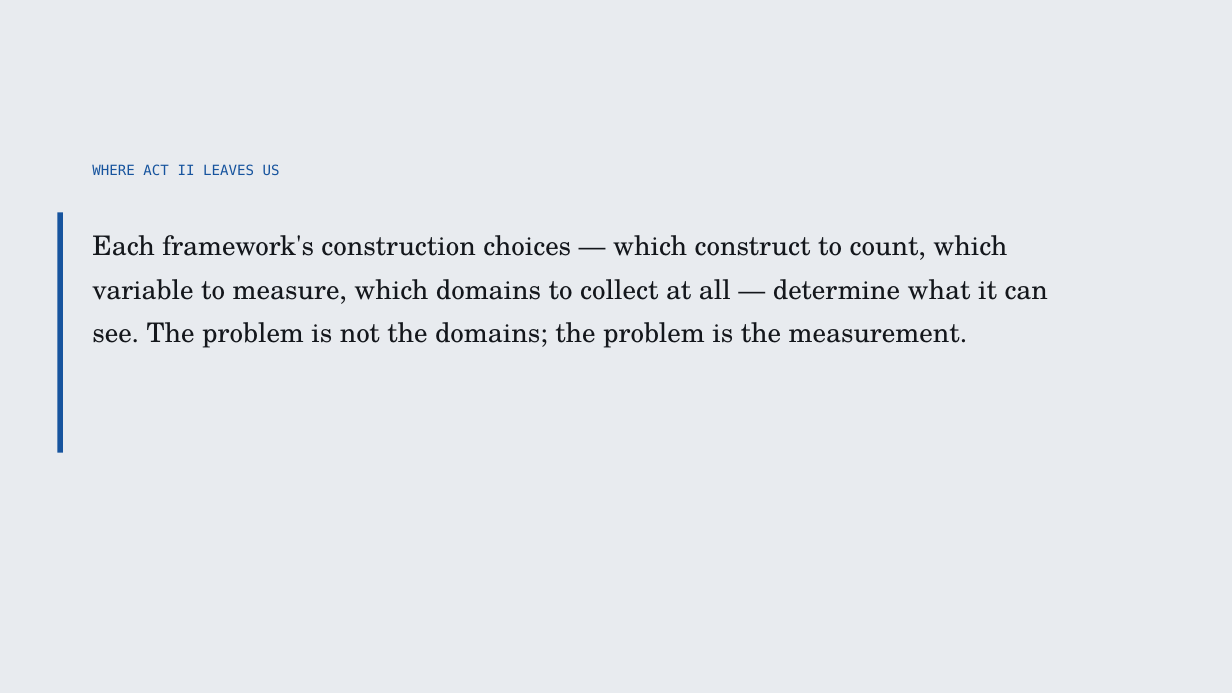
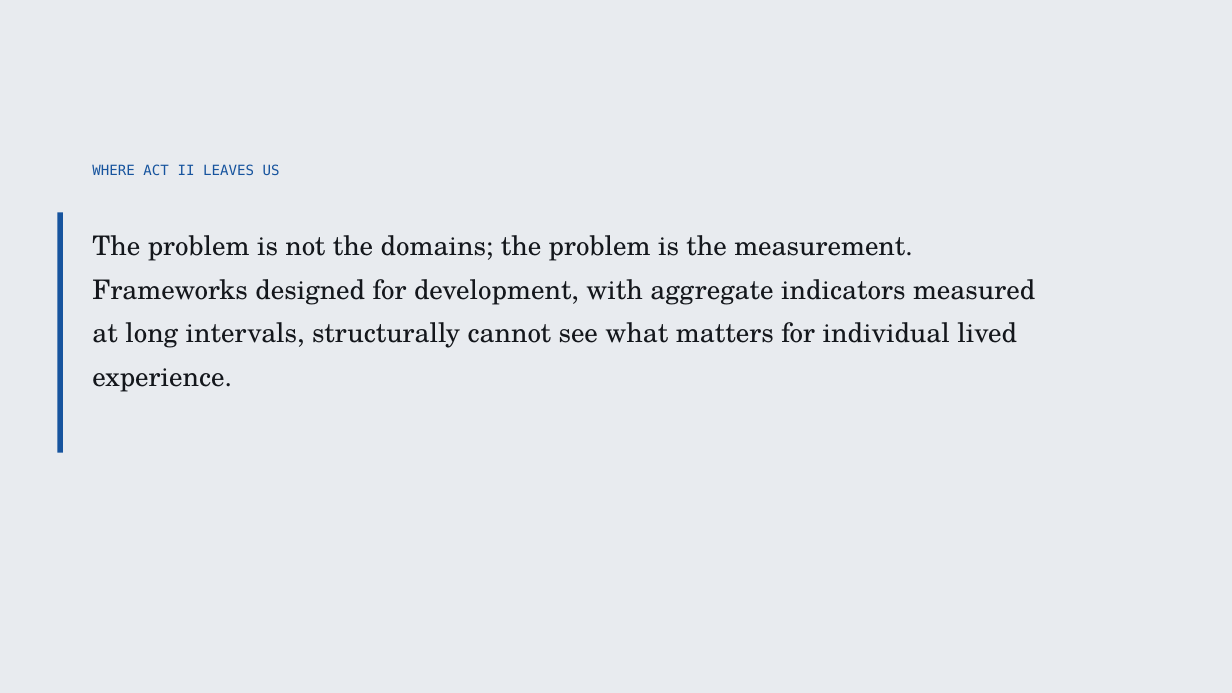
Before and after one commit to cwejnert/HDI-Happiness, a slide deck: slide 15 of deck/Measured_Where_It_Varies.pptx (slide 16 before the commit). Drawn at 1232x693 pixels with LibreOffice and Linux fonts; fonts in the diff are those of the drawing. Boxes give left, top, right and bottom in pixels: in the first picture for what was removed or moved away, otherwise in the second. Text is boxed around its words. In the diff, an @@ line names an element or a change of style, - is before the commit and + after.

```diff
--- a/deck/Measured_Where_It_Varies.pptx
+++ b/deck/Measured_Where_It_Varies.pptx
@@ text at (92,235,1035,392): text changed @@
-Each framework's construction choices — which construct to count, which variable to measure, which domains to collect at all — determine what it can see. The problem is not the domains; the problem is the measurement.
+The problem is not the domains; the problem is the measurement. Frameworks designed for development, with aggregate indicators measured at long intervals, structurally cannot see what matters for individual lived experience.
```
Also in this commit, not shown: 9 other slides changed, 2 slides added, 1 other file.
